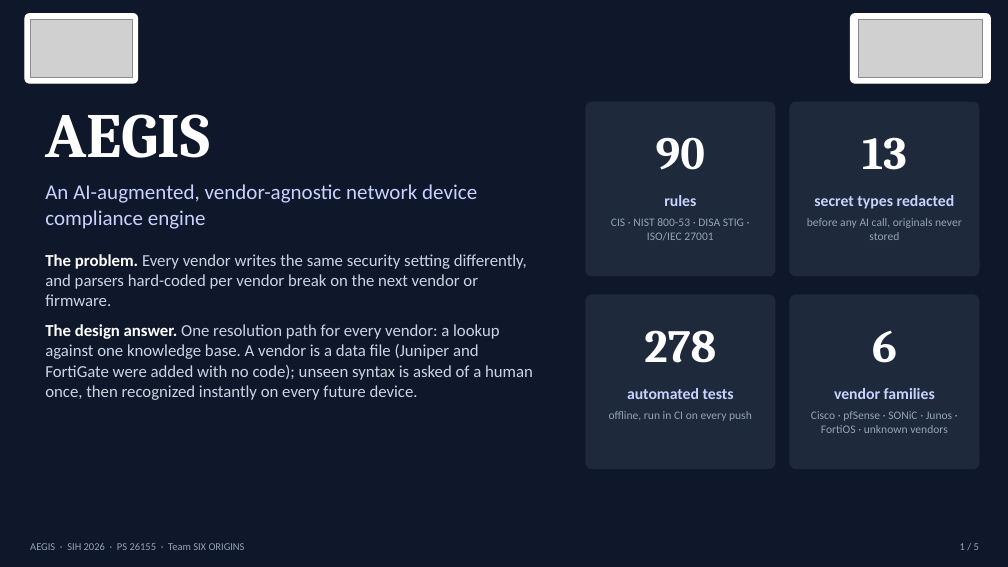
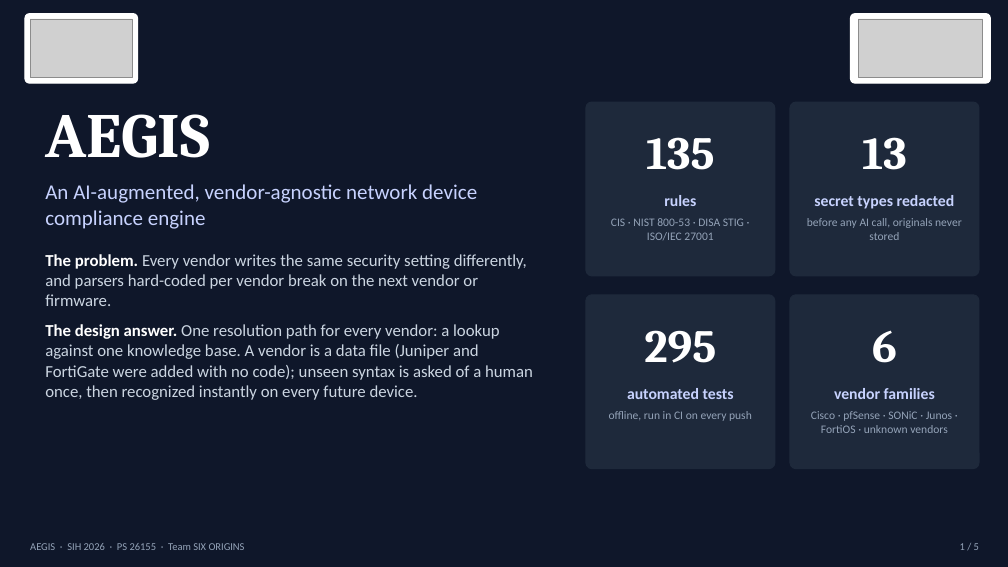
Before and after one commit to TheUsefulNerd/aegis, a slide deck: slide 1 of docs/AEGIS-Technical-Presentation.pptx. Drawn at 1008x567 pixels with LibreOffice and Linux fonts; fonts in the diff are those of the drawing; grey boxes stand for pictures. Boxes give left, top, right and bottom in pixels: in the first picture for what was removed or moved away, otherwise in the second. Text is boxed around its words. In the diff, an @@ line names an element or a change of style, - is before the commit and + after.

```diff
--- a/docs/AEGIS-Technical-Presentation.pptx
+++ b/docs/AEGIS-Technical-Presentation.pptx
@@ text at (646,137,715,170): text changed @@
-90
+135
@@ text at (644,330,716,363): text changed @@
-278
+295
```
Also in this commit, not shown: 1 other slide changed, 5 other files.
